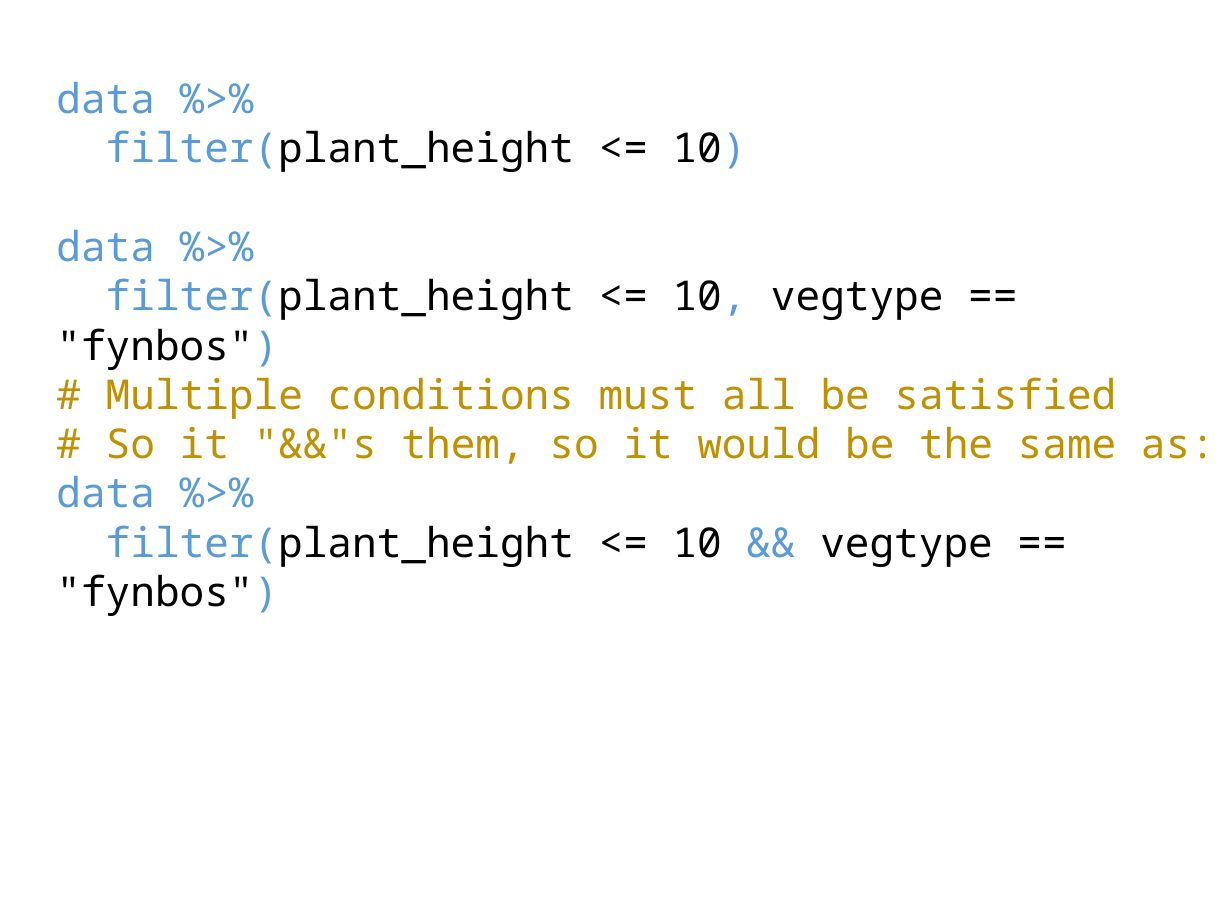
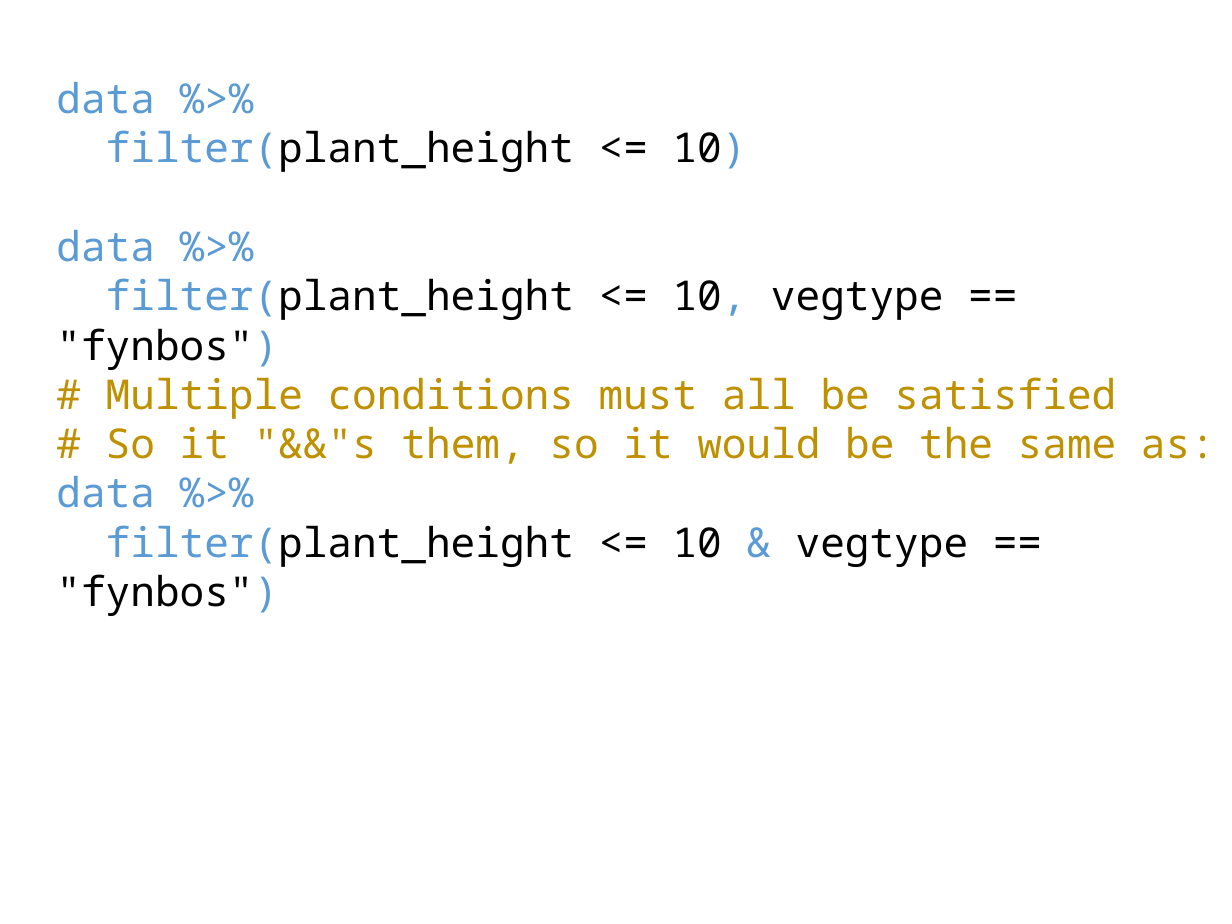
Before and after one commit to rvanmazijk/BioSci-tidyverse-workshop, a slide deck: slide 22 of slides-and-notes/day-2-slides.pptx (slide 24 before the commit). Drawn at 1232x924 pixels with LibreOffice and Linux fonts; fonts in the diff are those of the drawing. Boxes give left, top, right and bottom in pixels: in the first picture for what was removed or moved away, otherwise in the second. Text is boxed around its words. In the diff, an @@ line names an element or a change of style, - is before the commit and + after.

```diff
--- a/slides-and-notes/day-2-slides.pptx
+++ b/slides-and-notes/day-2-slides.pptx
@@ text at <box>56,525,969,616</box>: text changed @@
-filter(plant_height <= 10 && vegtype == "fynbos")
+filter(plant_height <= 10 & vegtype == "fynbos")
```
Also in this commit, not shown: 2 other slides changed, 3 slides removed.
